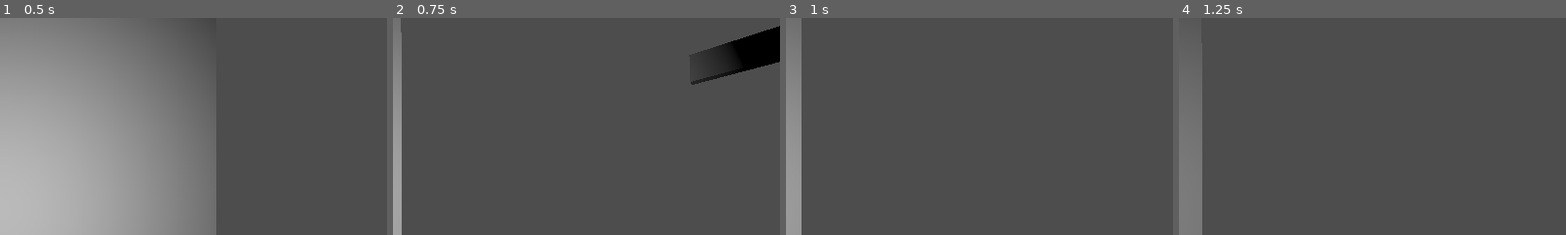
Above: before the commit, frames 1-4 (left to right).
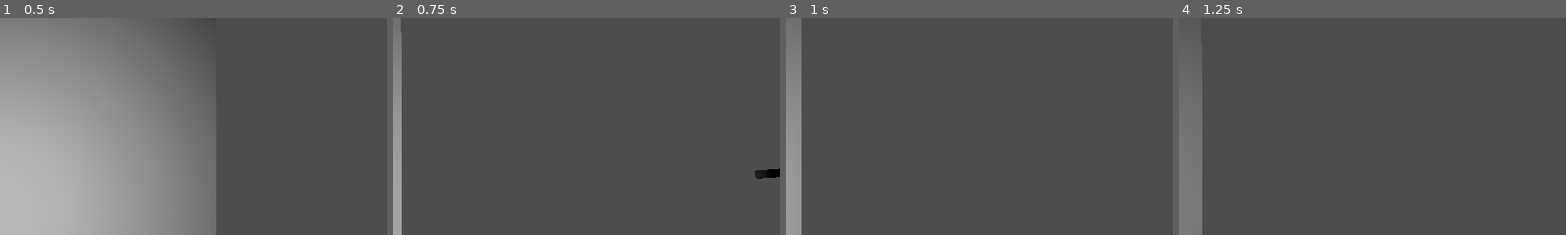
Above: after the commit, the same moments.

Repository: joshuajohncohen/Train-Game
Game: Godot game, scene res://node_3d.tscn
Two runs of this game, one before a commit and one after it. Both use one fixed random seed, a clock stepped at 60 frames per second and the inputs below.
Inputs (mouse positions are % of the whole screen's width and height, from its top left):
- Up to frame 1 (0.5 s): no input
- Up to frame 2 (0.75 s): move the mouse to (55, 50) at 0.52 s; hold W (move_forward) from 0.53 s (still down)
- Up to frame 3 (1 s): keep holding W (move_forward); tap Space (move_jump) at 0.77 s
- Up to frame 4 (1.25 s): keep holding W (move_forward)
The pictures show only the part of the screen within x 50-100%, y 6-56%; the shares and areas given below are measured in that part.

Frame 1 is identical in both runs. In frame 2, 3.4% of the frame differs, in the area x 76-100%, y 3-75%; in frame 3, nothing differs; in frame 4, nothing differs.

Commit message:
example commit message

Diff:
--- /dev/null
+++ b/move_train.gd
@@ -0,0 +1,12 @@
+extends Node3D
+
+var speed = 4.0
+var target_position = Vector3.ZERO
+
+func _process(delta):
+	# Move towards the deathpoint's Z position
+	global_position.z = move_toward(global_position.z, target_position.z, speed * delta)
+
+	# Delete the block if it has arrived (or is close enough)
+	if global_position.distance_to(target_position) < 0.1:
+		queue_free()
--- a/node_3d.tscn
+++ b/node_3d.tscn
@@ -1,6 +1,8 @@
 [gd_scene format=3 uid="uid://mgp02mkor0at"]
 
 [ext_resource type="Script" uid="uid://btayrm38ieq03" path="res://move_player.gd" id="1_a202f"]
+[ext_resource type="Script" uid="uid://dktnvo87s0vou" path="res://spawn_train.gd" id="2_a0tk4"]
+[ext_resource type="PackedScene" uid="uid://badwdxb1iatvj" path="res://train_object.tscn" id="3_a0tk4"]
 
 [sub_resource type="CapsuleMesh" id="CapsuleMesh_a202f"]
 
@@ -87,22 +89,26 @@
 transform = Transform3D(0.99999994, 0, 0, 0, 1, 0, 0, 0, 1, 0, 0, 0)
 mesh = SubResource("BoxMesh_noarx")
 
-[node name="Spawnpoint_train" type="Node3D" parent="." unique_id=402115368]
+[node name="TrainController" type="Node3D" parent="." unique_id=1226066350]
+script = ExtResource("2_a0tk4")
+block_pkg = ExtResource("3_a0tk4")
+
+[node name="Spawnpoint_train" type="Node3D" parent="TrainController" unique_id=402115368]
 transform = Transform3D(1, 0, 0, 0, 1, 0, 0, 0, 1, 4.2480288, 0, -10.044345)
 
-[node name="Deathpoint_train" type="Node3D" parent="." unique_id=547660133]
+[node name="Deathpoint_train" type="Node3D" parent="TrainController" unique_id=547660133]
 transform = Transform3D(1, 0, 0, 0, 1, 0, 0, 0, 1, 4.2480288, 0, 9.087108)
 
-[node name="train" type="Node3D" parent="." unique_id=1820246189]
-transform = Transform3D(-4.3711385e-08, 0, -0.99999994, 0, 1, 0, 0.99999994, 0, -4.3711385e-08, 3.1274366, 0, 0)
+[node name="train" type="Node3D" parent="TrainController" unique_id=1820246189]
+transform = Transform3D(-4.3711385e-08, 0, -0.99999994, 0, 1, 0, 0.99999994, 0, -4.3711385e-08, 8.746132, 0, 0)
 
-[node name="StaticBody3D" type="StaticBody3D" parent="train" unique_id=505790218]
+[node name="StaticBody3D" type="StaticBody3D" parent="TrainController/train" unique_id=505790218]
 physics_material_override = SubResource("PhysicsMaterial_noarx")
 
-[node name="CollisionShape3D" type="CollisionShape3D" parent="train/StaticBody3D" unique_id=1577901761]
+[node name="CollisionShape3D" type="CollisionShape3D" parent="TrainController/train/StaticBody3D" unique_id=1577901761]
 transform = Transform3D(3.7719138, 0, 3.5527137e-15, 0, 1, 0, 0, 0, 0.98345995, 0, 0, 0)
 shape = SubResource("BoxShape3D_r3fl7")
 
-[node name="MeshInstance3D" type="MeshInstance3D" parent="train/StaticBody3D/CollisionShape3D" unique_id=1724459881]
+[node name="MeshInstance3D" type="MeshInstance3D" parent="TrainController/train/StaticBody3D/CollisionShape3D" unique_id=1724459881]
 transform = Transform3D(0.26511735, 0, 0, 0, 1, 0, -3.5527137e-15, 0, 1.0168179, 0, 0, 0)
 mesh = SubResource("TextMesh_jka67")
--- a/spawn_train.gd
+++ b/spawn_train.gd
@@ -1,13 +1,24 @@
 extends Node3D
 
+@export var block_pkg: PackedScene # Drag your block.tscn here
+@export var spawn_interval: float = 2.0
 
-# Called when the node enters the scene tree for the first time.
-func _ready() -> void:
-	pass # Replace with function body.
+@onready var spawn_point = $Spawnpoint_train
+@onready var death_point = $Deathpoint_train
 
-func spawn():
+func _ready():
+	# Set up and start the timer
+	var timer = Timer.new()
+	add_child(timer)
+	timer.wait_time = spawn_interval
+	timer.timeout.connect(_on_timer_timeout)
+	timer.start()
 
+func _on_timer_timeout():
+	if block_pkg:
+		var new_block = block_pkg.instantiate()
+		get_parent().add_child(new_block) # Add to world, not the spawner
 
-# Called every frame. 'delta' is the elapsed time since the previous frame.
-func _process(delta: float) -> void:
-	pass
+		# Set initial position and give it the destination
+		new_block.global_position = spawn_point.global_position
+		new_block.target_position = death_point.global_position
--- /dev/null
+++ b/train_object.gd
@@ -0,0 +1,13 @@
+extends Node3D
+
+var speed = 5.0
+var target_position = Vector3.ZERO
+
+# Called when the node enters the scene tree for the first time.
+func _ready() -> void:
+	pass # Replace with function body.
+
+
+# Called every frame. 'delta' is the elapsed time since the previous frame.
+func _process(delta: float) -> void:
+	pass
--- /dev/null
+++ b/train_object.tscn
@@ -0,0 +1,7 @@
+[gd_scene format=3 uid="uid://badwdxb1iatvj"]
+
+[ext_resource type="PackedScene" uid="uid://dg4686lsggaje" path="res://Train.gltf" id="1_45gfi"]
+[ext_resource type="Script" uid="uid://cyimlqmnv4u3m" path="res://train_object.gd" id="2_61vea"]
+
+[node name="Root" unique_id=1722310106 instance=ExtResource("1_45gfi")]
+script = ExtResource("2_61vea")
Not shown, added: Train.gltf
Not shown, added: Train.gltf.import
Not shown, added: move_train.gd.uid
Not shown, added: train_object.gd.uid
